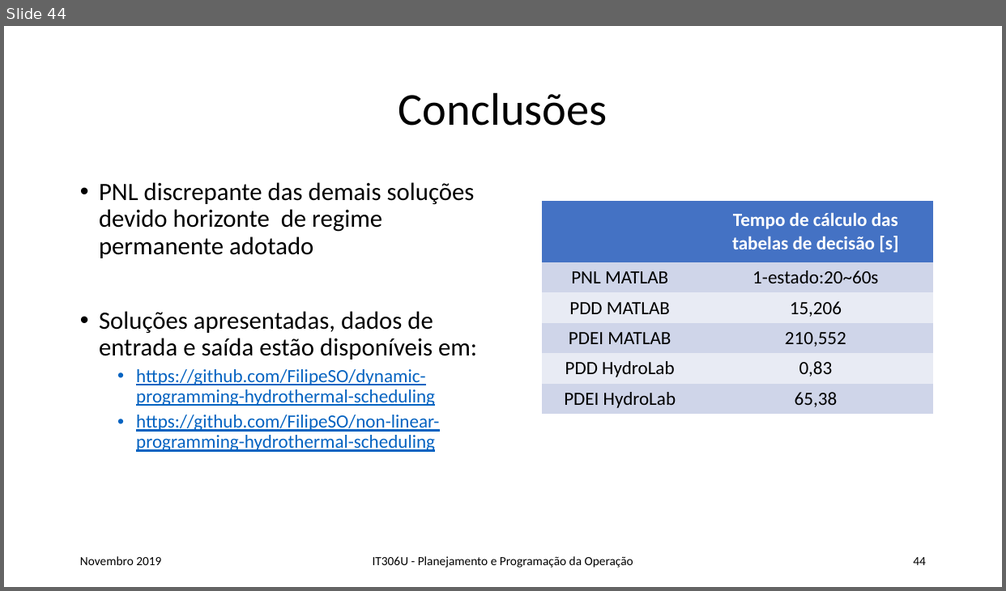
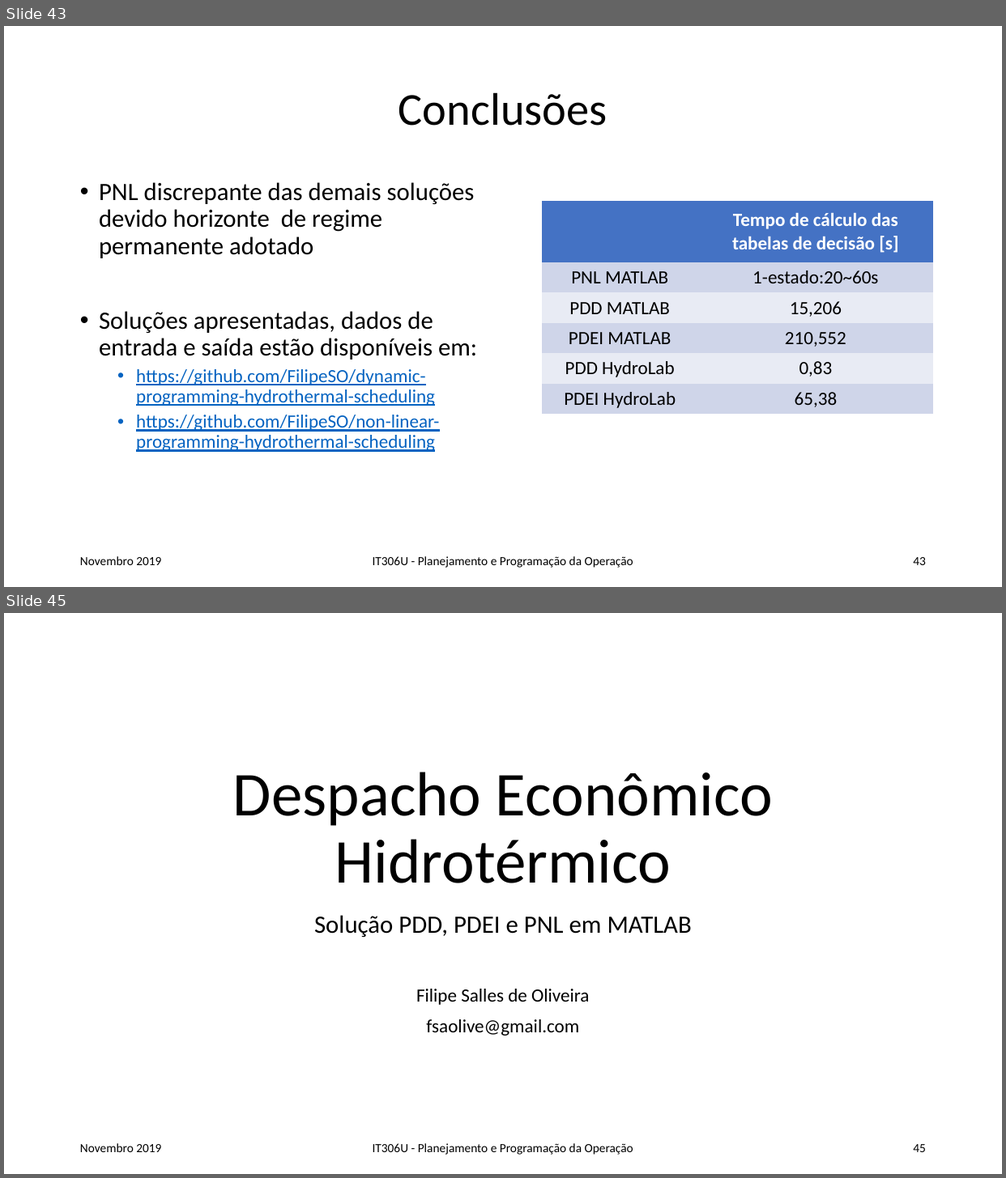
Before and after one commit to 1217720084/dynamic-programming-hydrothermal-scheduling, a slide deck: Rel_slides_rev1.pptx. Shown one above the other, each under a label of ours: slide 44 before the commit, slides 43 and 45 after it; the slides between them are not shown. The pictures are 1006x591 and 1006x1178 pixels, drawn with LibreOffice and Linux fonts; fonts in the diff are those of the drawing. Boxes give left, top, right and bottom in pixels: in the first picture for what was removed or moved away, otherwise in the second. Text is boxed around its words. In the diff, an @@ line names an element or a change of style, - is before the commit and + after.

```diff
--- a/Rel_slides_rev1.pptx
+++ b/Rel_slides_rev1.pptx
@@ slide 45 added at bbox=[4, 613, 1002, 1174], background #FFFFFF @@
@@ title added at bbox=[233, 772, 773, 884], 60 pt, text #000000 @@
+Despacho Econômico Hidrotérmico
@@ subtitle added at bbox=[314, 915, 692, 1036], 18 pt, text #000000 @@
+Solução PDD, PDEI e PNL em MATLAB
+Filipe Salles de Oliveira
+fsaolive@gmail.com
@@ text added at bbox=[80, 1144, 161, 1152], 12 pt, text #000000 @@
+Novembro 2019
@@ text added at bbox=[373, 1144, 633, 1155], 12 pt, text #000000 @@
+IT306U - Planejamento e Programação da Operação
@@ page number added at bbox=[913, 1144, 926, 1152], 12 pt, text #000000 @@
+45
@@ what was slide 44 is now slide 43 @@
@@ page number at bbox=[913, 557, 926, 565]: text changed @@
-44
+43
```
Also in this commit, not shown: 2 slides changed, 1 slide removed.
